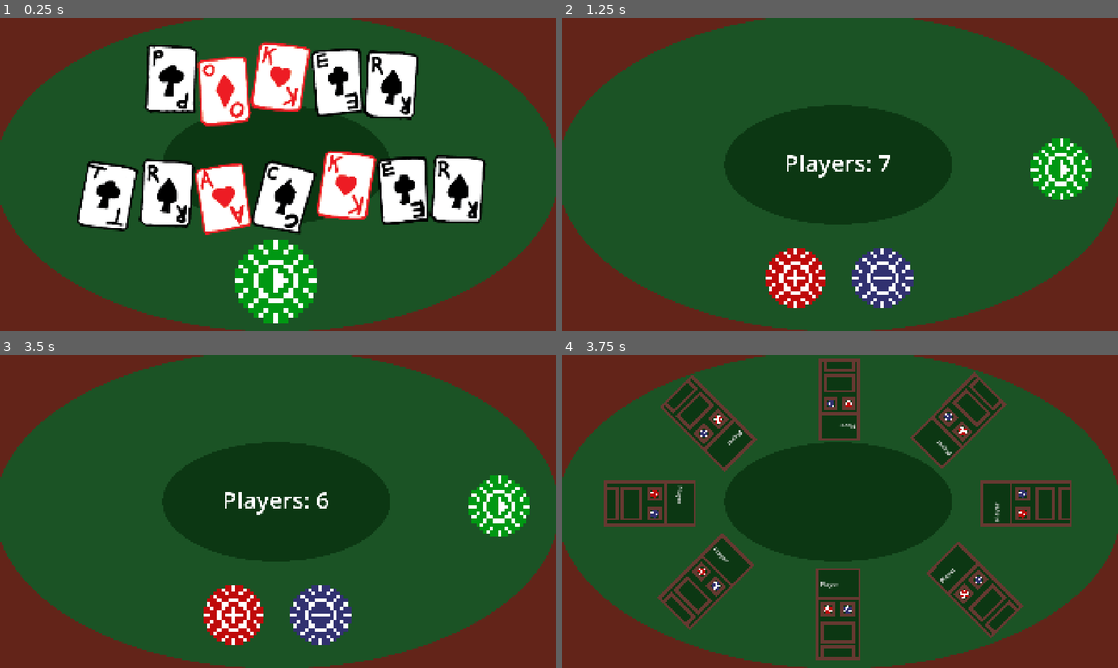
Above: before the commit, frames 1-4 (two rows, left to right).
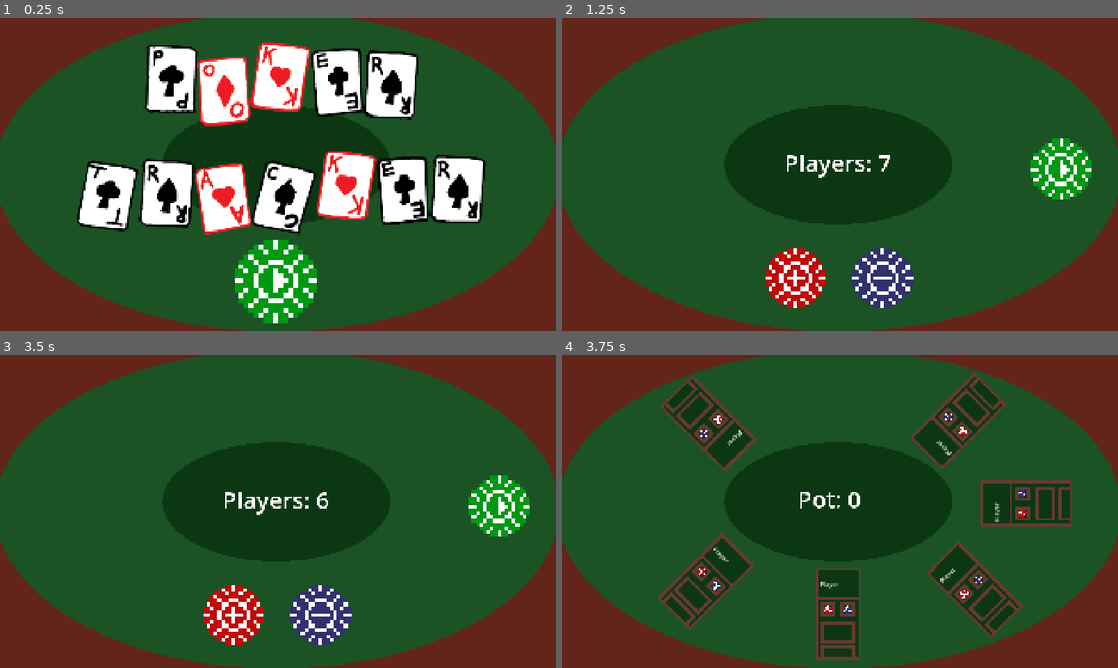
Above: after the commit, the same moments.

Repository: ethanJPope/AP-CSP-2025
Game: Godot game, scene res://Title Screen.tscn
Two runs of this game, one before a commit and one after it. Both use one fixed random seed, a clock stepped at 60 frames per second and the inputs below.
Inputs (mouse positions are in pixels of both pictures, inside the frame that each line leads up to):
- Up to frame 1 (0.25 s): no input
- Up to frame 2 (1.25 s): click (840, 280) at 0.5 s
- Up to frame 3 (3.5 s): click (322, 614) at 1.25 s; click (139, 570) at 2.02 s; click (155, 586) at 2.77 s
- Up to frame 4 (3.75 s): click (1062, 505) at 3.5 s

Frames 1-3 are identical in both runs. In frame 4, 4.6% of the frame differs, in the area x 7-54%, y 1-55%.

Commit message:
new tracker
- make the signals for the basic add and subtract buttons on each player tracker
- make the bulk point handler work
- update the pot and dictionary as needed

Diff:
--- a/poker-tracker/Global.gd
+++ b/poker-tracker/Global.gd
@@ -1,7 +1,7 @@
 extends Node
 
 var Players = 7
-
+var Pot = 0
 var X
 var Points = {
 	X: 100
--- a/poker-tracker/Main.tscn
+++ b/poker-tracker/Main.tscn
@@ -1,8 +1,15 @@
-[gd_scene load_steps=4 format=3 uid="uid://dtx7rk31ila5a"]
+[gd_scene load_steps=9 format=3 uid="uid://dtx7rk31ila5a"]
 
 [ext_resource type="Texture2D" uid="uid://dcvxupkscufqf" path="res://Table.png" id="1_glv2v"]
 [ext_resource type="Script" uid="uid://drnsyofxmc56q" path="res://main.gd" id="1_r0du0"]
-[ext_resource type="PackedScene" uid="uid://dbbnd376to1om" path="res://Player Tracker.tscn" id="2_uu6xs"]
+[ext_resource type="Texture2D" uid="uid://d3hx80k2g051y" path="res://Player Card.png" id="3_3dxm6"]
+[ext_resource type="Texture2D" uid="uid://gnke0eywycgf" path="res://Add Chips.png" id="4_lgr22"]
+[ext_resource type="Texture2D" uid="uid://dykv5ovbco52w" path="res://Subtract Chips.png" id="5_trn2v"]
+[ext_resource type="Script" uid="uid://by51pqibaf7v5" path="res://bulk_point_handler.gd" id="6_03owx"]
+
+[sub_resource type="StyleBoxEmpty" id="StyleBoxEmpty_glnd0"]
+
+[sub_resource type="StyleBoxEmpty" id="StyleBoxEmpty_jalyo"]
 
 [node name="Node2D" type="Node2D"]
 script = ExtResource("1_r0du0")
@@ -11,37 +18,420 @@
 [node name="Table" type="Sprite2D" parent="."]
 position = Vector2(960, 540)
 texture = ExtResource("1_glv2v")
-
-[node name="P1" parent="." instance=ExtResource("2_uu6xs")]
+metadata/_edit_lock_ = true
+
+[node name="P1" type="Node2D" parent="."]
 position = Vector2(496, 782)
 rotation = 0.785398
-
-[node name="P2" parent="." instance=ExtResource("2_uu6xs")]
+scale = Vector2(0.9, 0.9)
+
+[node name="PlayerCard" type="Sprite2D" parent="P1"]
+texture_filter = 1
+scale = Vector2(11, 11)
+texture = ExtResource("3_3dxm6")
+metadata/_edit_lock_ = true
+
+[node name="Player Name" type="TextEdit" parent="P1"]
+offset_left = -69.0
+offset_top = -135.0
+offset_right = 71.0
+offset_bottom = -90.0
+theme_override_font_sizes/font_size = 24
+theme_override_styles/normal = SubResource("StyleBoxEmpty_glnd0")
+text = "Player"
+scroll_smooth = true
+metadata/_edit_lock_ = true
+
+[node name="Add Chips" type="TextureButton" parent="P1"]
+texture_filter = 1
+offset_left = -54.0
+offset_top = -32.0
+offset_right = -23.0
+offset_bottom = -1.0
+texture_normal = ExtResource("4_lgr22")
+stretch_mode = 0
+metadata/_edit_lock_ = true
+
+[node name="Subtract Chips" type="TextureButton" parent="P1"]
+texture_filter = 1
+offset_left = 23.0
+offset_top = -32.0
+offset_right = 54.0
+offset_bottom = -1.0
+texture_normal = ExtResource("5_trn2v")
+stretch_mode = 0
+metadata/_edit_lock_ = true
+
+[node name="Bulk Point Handler" type="TextEdit" parent="P1"]
+offset_left = -55.0
+offset_top = 132.0
+offset_right = 55.0
+offset_bottom = 165.0
+theme_override_styles/normal = SubResource("StyleBoxEmpty_jalyo")
+script = ExtResource("6_03owx")
+metadata/_edit_lock_ = true
+
+[node name="P2" type="Node2D" parent="."]
 position = Vector2(952, 892)
-
-[node name="P3" parent="." instance=ExtResource("2_uu6xs")]
+scale = Vector2(0.9, 0.9)
+
+[node name="PlayerCard" type="Sprite2D" parent="P2"]
+texture_filter = 1
+scale = Vector2(11, 11)
+texture = ExtResource("3_3dxm6")
+metadata/_edit_lock_ = true
+
+[node name="Player Name" type="TextEdit" parent="P2"]
+offset_left = -69.0
+offset_top = -135.0
+offset_right = 71.0
+offset_bottom = -90.0
+theme_override_font_sizes/font_size = 24
+theme_override_styles/normal = SubResource("StyleBoxEmpty_glnd0")
+text = "Player"
+scroll_smooth = true
+metadata/_edit_lock_ = true
+
+[node name="Add Chips" type="TextureButton" parent="P2"]
+texture_filter = 1
+offset_left = -54.0
+offset_top = -32.0
+offset_right = -23.0
+offset_bottom = -1.0
+texture_normal = ExtResource("4_lgr22")
+stretch_mode = 0
+metadata/_edit_lock_ = true
+
+[node name="Subtract Chips" type="TextureButton" parent="P2"]
+texture_filter = 1
+offset_left = 23.0
+offset_top = -32.0
+offset_right = 54.0
+offset_bottom = -1.0
+texture_normal = ExtResource("5_trn2v")
+stretch_mode = 0
+metadata/_edit_lock_ = true
+
+[node name="Bulk Point Handler" type="TextEdit" parent="P2"]
+offset_left = -55.0
+offset_top = 132.0
+offset_right = 55.0
+offset_bottom = 165.0
+theme_override_styles/normal = SubResource("StyleBoxEmpty_jalyo")
+script = ExtResource("6_03owx")
+metadata/_edit_lock_ = true
+
+[node name="P3" type="Node2D" parent="."]
 position = Vector2(1423, 810)
 rotation = -0.785398
 scale = Vector2(0.9, 0.9)
 
-[node name="P4" parent="." instance=ExtResource("2_uu6xs")]
+[node name="PlayerCard" type="Sprite2D" parent="P3"]
+texture_filter = 1
+scale = Vector2(11, 11)
+texture = ExtResource("3_3dxm6")
+metadata/_edit_lock_ = true
+
+[node name="Player Name" type="TextEdit" parent="P3"]
+offset_left = -69.0
+offset_top = -135.0
+offset_right = 71.0
+offset_bottom = -90.0
+theme_override_font_sizes/font_size = 24
+theme_override_styles/normal = SubResource("StyleBoxEmpty_glnd0")
+text = "Player"
+scroll_smooth = true
+metadata/_edit_lock_ = true
+
+[node name="Add Chips" type="TextureButton" parent="P3"]
+texture_filter = 1
+offset_left = -54.0
+offset_top = -32.0
+offset_right = -23.0
+offset_bottom = -1.0
+texture_normal = ExtResource("4_lgr22")
+stretch_mode = 0
+metadata/_edit_lock_ = true
+
+[node name="Subtract Chips" type="TextureButton" parent="P3"]
+texture_filter = 1
+offset_left = 23.0
+offset_top = -32.0
+offset_right = 54.0
+offset_bottom = -1.0
+texture_normal = ExtResource("5_trn2v")
+stretch_mode = 0
+metadata/_edit_lock_ = true
+
+[node name="Bulk Point Handler" type="TextEdit" parent="P3"]
+offset_left = -55.0
+offset_top = 132.0
+offset_right = 55.0
+offset_bottom = 165.0
+theme_override_styles/normal = SubResource("StyleBoxEmpty_jalyo")
+script = ExtResource("6_03owx")
+metadata/_edit_lock_ = true
+
+[node name="P4" type="Node2D" parent="."]
 position = Vector2(1603, 512)
 rotation = -1.5708
-
-[node name="P5" parent="." instance=ExtResource("2_uu6xs")]
+scale = Vector2(0.9, 0.9)
+
+[node name="PlayerCard" type="Sprite2D" parent="P4"]
+texture_filter = 1
+scale = Vector2(11, 11)
+texture = ExtResource("3_3dxm6")
+metadata/_edit_lock_ = true
+
+[node name="Player Name" type="TextEdit" parent="P4"]
+offset_left = -69.0
+offset_top = -135.0
+offset_right = 71.0
+offset_bottom = -90.0
+theme_override_font_sizes/font_size = 24
+theme_override_styles/normal = SubResource("StyleBoxEmpty_glnd0")
+text = "Player"
+scroll_smooth = true
+metadata/_edit_lock_ = true
+
+[node name="Add Chips" type="TextureButton" parent="P4"]
+texture_filter = 1
+offset_left = -54.0
+offset_top = -32.0
+offset_right = -23.0
+offset_bottom = -1.0
+texture_normal = ExtResource("4_lgr22")
+stretch_mode = 0
+metadata/_edit_lock_ = true
+
+[node name="Subtract Chips" type="TextureButton" parent="P4"]
+texture_filter = 1
+offset_left = 23.0
+offset_top = -32.0
+offset_right = 54.0
+offset_bottom = -1.0
+texture_normal = ExtResource("5_trn2v")
+stretch_mode = 0
+metadata/_edit_lock_ = true
+
+[node name="Bulk Point Handler" type="TextEdit" parent="P4"]
+offset_left = -55.0
+offset_top = 132.0
+offset_right = 55.0
+offset_bottom = 165.0
+theme_override_styles/normal = SubResource("StyleBoxEmpty_jalyo")
+script = ExtResource("6_03owx")
+metadata/_edit_lock_ = true
+
+[node name="P5" type="Node2D" parent="."]
 position = Vector2(503, 235)
 rotation = 2.35619
 scale = Vector2(0.9, 0.9)
 
-[node name="P6" parent="." instance=ExtResource("2_uu6xs")]
+[node name="PlayerCard" type="Sprite2D" parent="P5"]
+texture_filter = 1
+scale = Vector2(11, 11)
+texture = ExtResource("3_3dxm6")
+metadata/_edit_lock_ = true
+
+[node name="Player Name" type="TextEdit" parent="P5"]
+offset_left = -69.0
+offset_top = -135.0
+offset_right = 71.0
+offset_bottom = -90.0
+theme_override_font_sizes/font_size = 24
+theme_override_styles/normal = SubResource("StyleBoxEmpty_glnd0")
+text = "Player"
+scroll_smooth = true
+metadata/_edit_lock_ = true
+
+[node name="Add Chips" type="TextureButton" parent="P5"]
+texture_filter = 1
+offset_left = -54.0
+offset_top = -32.0
+offset_right = -23.0
+offset_bottom = -1.0
+texture_normal = ExtResource("4_lgr22")
+stretch_mode = 0
+metadata/_edit_lock_ = true
+
+[node name="Subtract Chips" type="TextureButton" parent="P5"]
+texture_filter = 1
+offset_left = 23.0
+offset_top = -32.0
+offset_right = 54.0
+offset_bottom = -1.0
+texture_normal = ExtResource("5_trn2v")
+stretch_mode = 0
+metadata/_edit_lock_ = true
+
+[node name="Bulk Point Handler" type="TextEdit" parent="P5"]
+offset_left = -55.0
+offset_top = 132.0
+offset_right = 55.0
+offset_bottom = 165.0
+theme_override_styles/normal = SubResource("StyleBoxEmpty_jalyo")
+script = ExtResource("6_03owx")
+metadata/_edit_lock_ = true
+
+[node name="P6" type="Node2D" parent="."]
 position = Vector2(1368, 227)
 rotation = -2.35619
-
-[node name="P7" parent="." instance=ExtResource("2_uu6xs")]
+scale = Vector2(0.9, 0.9)
+
+[node name="PlayerCard" type="Sprite2D" parent="P6"]
+texture_filter = 1
+scale = Vector2(11, 11)
+texture = ExtResource("3_3dxm6")
+metadata/_edit_lock_ = true
+
+[node name="Player Name" type="TextEdit" parent="P6"]
+offset_left = -69.0
+offset_top = -135.0
+offset_right = 71.0
+offset_bottom = -90.0
+theme_override_font_sizes/font_size = 24
+theme_override_styles/normal = SubResource("StyleBoxEmpty_glnd0")
+text = "Player"
+scroll_smooth = true
+metadata/_edit_lock_ = true
+
+[node name="Add Chips" type="TextureButton" parent="P6"]
+texture_filter = 1
+offset_left = -54.0
+offset_top = -32.0
+offset_right = -23.0
+offset_bottom = -1.0
+texture_normal = ExtResource("4_lgr22")
+stretch_mode = 0
+metadata/_edit_lock_ = true
+
+[node name="Subtract Chips" type="TextureButton" parent="P6"]
+texture_filter = 1
+offset_left = 23.0
+offset_top = -32.0
+offset_right = 54.0
+offset_bottom = -1.0
+texture_normal = ExtResource("5_trn2v")
+stretch_mode = 0
+metadata/_edit_lock_ = true
+
+[node name="Bulk Point Handler" type="TextEdit" parent="P6"]
+offset_left = -55.0
+offset_top = 132.0
+offset_right = 55.0
+offset_bottom = 165.0
+theme_override_styles/normal = SubResource("StyleBoxEmpty_jalyo")
+script = ExtResource("6_03owx")
+metadata/_edit_lock_ = true
+
+[node name="P7" type="Node2D" parent="."]
 position = Vector2(958, 154)
 rotation = 3.14159
 scale = Vector2(0.8, 0.8)
 
-[node name="P8" parent="." instance=ExtResource("2_uu6xs")]
+[node name="PlayerCard" type="Sprite2D" parent="P7"]
+texture_filter = 1
+scale = Vector2(11, 11)
+texture = ExtResource("3_3dxm6")
+metadata/_edit_lock_ = true
+
+[node name="Player Name" type="TextEdit" parent="P7"]
+offset_left = -69.0
+offset_top = -135.0
+offset_right = 71.0
+offset_bottom = -90.0
+theme_override_font_sizes/font_size = 24
+theme_override_styles/normal = SubResource("StyleBoxEmpty_glnd0")
+text = "Player"
+scroll_smooth = true
+metadata/_edit_lock_ = true
+
+[node name="Add Chips" type="TextureButton" parent="P7"]
+texture_filter = 1
+offset_left = -54.0
+offset_top = -32.0
+offset_right = -23.0
+offset_bottom = -1.0
+texture_normal = ExtResource("4_lgr22")
+stretch_mode = 0
+metadata/_edit_lock_ = true
+
+[node name="Subtract Chips" type="TextureButton" parent="P7"]
+texture_filter = 1
+offset_left = 23.0
+offset_top = -32.0
+offset_right = 54.0
+offset_bottom = -1.0
+texture_normal = ExtResource("5_trn2v")
+stretch_mode = 0
+metadata/_edit_lock_ = true
+
+[node name="Bulk Point Handler" type="TextEdit" parent="P7"]
+offset_left = -55.0
+offset_top = 132.0
+offset_right = 55.0
+offset_bottom = 165.0
+theme_override_styles/normal = SubResource("StyleBoxEmpty_jalyo")
+script = ExtResource("6_03owx")
+metadata/_edit_lock_ = true
+
+[node name="P8" type="Node2D" parent="."]
 position = Vector2(303, 512)
 rotation = 1.5708
+scale = Vector2(0.9, 0.9)
+
+[node name="PlayerCard" type="Sprite2D" parent="P8"]
+texture_filter = 1
+scale = Vector2(11, 11)
+texture = ExtResource("3_3dxm6")
+metadata/_edit_lock_ = true
+
+[node name="Player Name" type="TextEdit" parent="P8"]
+offset_left = -69.0
+offset_top = -135.0
+offset_right = 71.0
+offset_bottom = -90.0
+theme_override_font_sizes/font_size = 24
+theme_override_styles/normal = SubResource("StyleBoxEmpty_glnd0")
+text = "Player"
+scroll_smooth = true
+metadata/_edit_lock_ = true
+
+[node name="Add Chips" type="TextureButton" parent="P8"]
+texture_filter = 1
+offset_left = -54.0
+offset_top = -32.0
+offset_right = -23.0
+offset_bottom = -1.0
+texture_normal = ExtResource("4_lgr22")
+stretch_mode = 0
+metadata/_edit_lock_ = true
+
+[node name="Subtract Chips" type="TextureButton" parent="P8"]
+texture_filter = 1
+offset_left = 23.0
+offset_top = -32.0
+offset_right = 54.0
+offset_bottom = -1.0
+texture_normal = ExtResource("5_trn2v")
+stretch_mode = 0
+metadata/_edit_lock_ = true
+
+[node name="Bulk Point Handler" type="TextEdit" parent="P8"]
+offset_left = -55.0
+offset_top = 132.0
+offset_right = 55.0
+offset_bottom = 165.0
+theme_override_styles/normal = SubResource("StyleBoxEmpty_jalyo")
+script = ExtResource("6_03owx")
+metadata/_edit_lock_ = true
+
+[node name="Pot" type="Label" parent="."]
+texture_filter = 1
+offset_left = 813.0
+offset_top = 439.0
+offset_right = 1187.0
+offset_bottom = 549.0
+theme_override_font_sizes/font_size = 80
+text = "Pot: 0"
--- a/poker-tracker/main.gd
+++ b/poker-tracker/main.gd
@@ -1,4 +1,30 @@
 extends Node2D
 
 func _ready() -> void:
-	pass
+	if Global.Players == 2:
+		$P3.hide()
+		$P4.hide()
+		$P5.hide()
+		$P6.hide()
+		$P7.hide()
+		$P8.hide()
+	elif Global.Players == 3:
+		$P4.hide()
+		$P5.hide()
+		$P6.hide()
+		$P7.hide()
+		$P8.hide()
+	elif Global.Players == 4:
+		$P5.hide()
+		$P6.hide()
+		$P7.hide()
+		$P8.hide()
+	elif Global.Players == 5:
+		$P6.hide()
+		$P7.hide()
+		$P8.hide()
+	elif Global.Players == 6:
+		$P7.hide()
+		$P8.hide()
+	elif Global.Players == 7:
+		$P8.hide()
--- a/poker-tracker/player_selector.gd
+++ b/poker-tracker/player_selector.gd
@@ -11,7 +11,7 @@
 		pass
 
 func _on_subtract_players_pressed() -> void:
-	if Global.Players > 1:
+	if Global.Players > 2:
 		Global.Players -= 1
 	else:
 		pass
--- a/poker-tracker/project.godot
+++ b/poker-tracker/project.godot
@@ -18,6 +18,7 @@
 [autoload]
 
 Global="*res://Global.gd"
+MainScene="*res://Main.tscn"
 
 [display]
 
